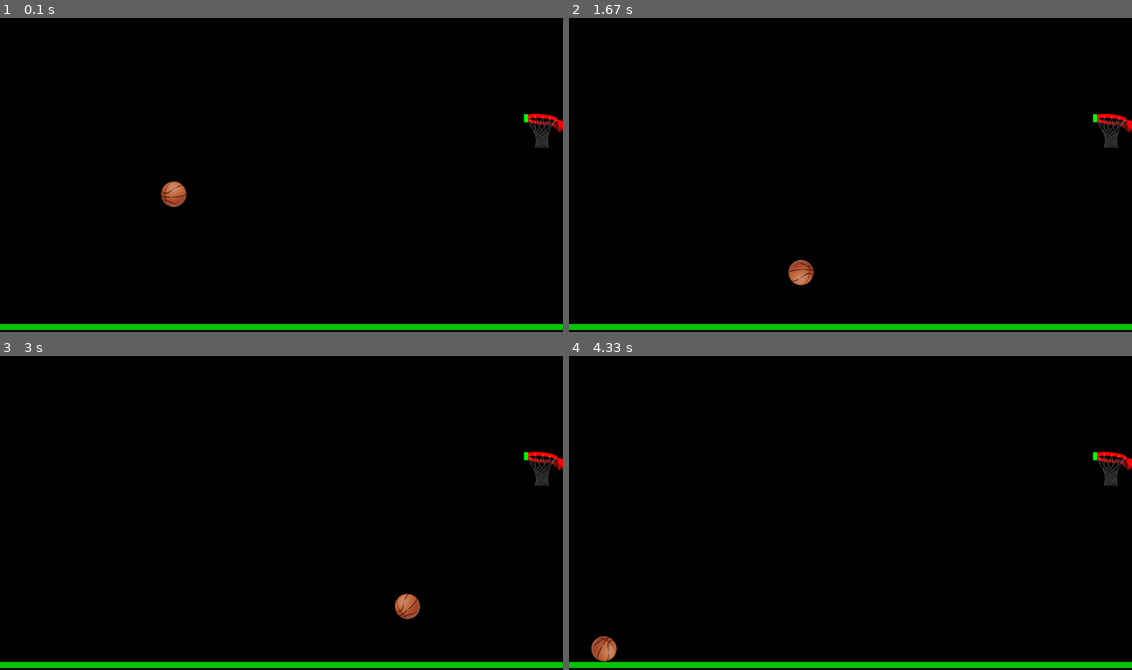
Above: before the commit, frames 1-4 (two rows, left to right).
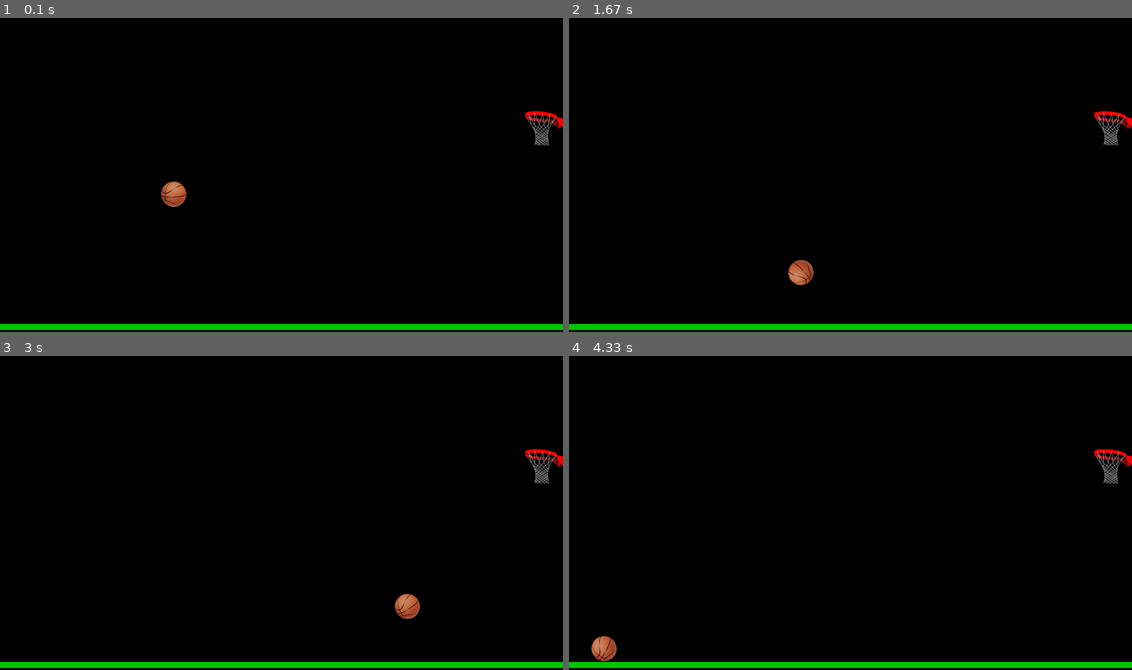
Above: after the commit, the same moments.

Repository: IGNITE-Pathways/Hoops
Game: pygame game, started from Pygame Hoops.py
Same seed, same stepped clock (60 frames per second), same inputs: the game is played once before the commit and once after it.
Inputs (mouse positions are in pixels of both pictures, inside the frame that each line leads up to):
- Up to frame 1 (0.1 s): no input
- Up to frame 2 (1.67 s): click (1030, 162) at 0.38 s
- Up to frame 3 (3 s): no input
- Up to frame 4 (4.33 s): no input

The runs differ from the first frame. In frame 1, 0.4% of the frame differs, in the area x 93-100%, y 29-42%; in frame 2, 0.6%; in frame 3, 0.5%; in frame 4, 0.6%, in the area x 4-100%, y 29-98%.

Commit message:
hoop upgrade

Diff:
--- a/Pygame Hoops.py
+++ b/Pygame Hoops.py
@@ -11,7 +11,8 @@
 pygame.display.set_caption("Hoops")
 #ball = pygame.image.load(r'balls/ball_1.png').convert_alpha()
 #ball = pygame.image.load(r'ball.png').convert()
-hoop = pygame.image.load(r'hoop.png').convert()
+hoop_back = pygame.image.load(r'hoop_back.png').convert_alpha()
+hoop_front = pygame.image.load(r'hoop_front.png').convert_alpha()
 bx=400
 by=425
 hx=screenWidth-95
@@ -110,13 +111,15 @@
     if degree<0 or degree>35:
         degree=0
     screen.fill(black)
+    pygame.Surface.set_colorkey (hoop_back, [0,0,0])
+    screen.blit(hoop_back, (hx+2, hy+12))
     pygame.Surface.set_colorkey (balls[degree], [0,0,0])
     screen.blit(balls[degree], (ball_pos[0], ball_pos[1]))
-    pygame.Surface.set_colorkey (hoop, [0,0,0])
-    screen.blit(hoop, (hx, hy))
+    pygame.Surface.set_colorkey (hoop_front, [0,0,0])
+    screen.blit(hoop_front, (hx, hy))
     pygame.draw.rect(screen,(0,200,0),Rect(0,screenHeight - 20,screenWidth,15))
     # pygame.draw.rect(screen,(white),Rect(hx+10,hy+10,80,20))
-    pygame.draw.rect(screen,(green),Rect(hx-2,hy+8,10,20))
+    #pygame.draw.rect(screen,(green),Rect(hx-2,hy+8,10,20))
 
 # Recursive function that bounces the ball off the walls
 def bounce_ball(start_pos, vx, vy):
@@ -128,7 +131,7 @@
          return
      for a in path:
         time.sleep(.02)
-        degree=round(round(a[0]%68)/2)
+        degree=round(round(a[0]%(34*3))/3)
         print("degree", degree)
         reset_field((a[0]-round(ball_size/2),a[1]-round(ball_size/2)),degree=degree)
         pygame.display.update()
Binary file added: hoop_back.png
Binary file added: hoop_front.png
